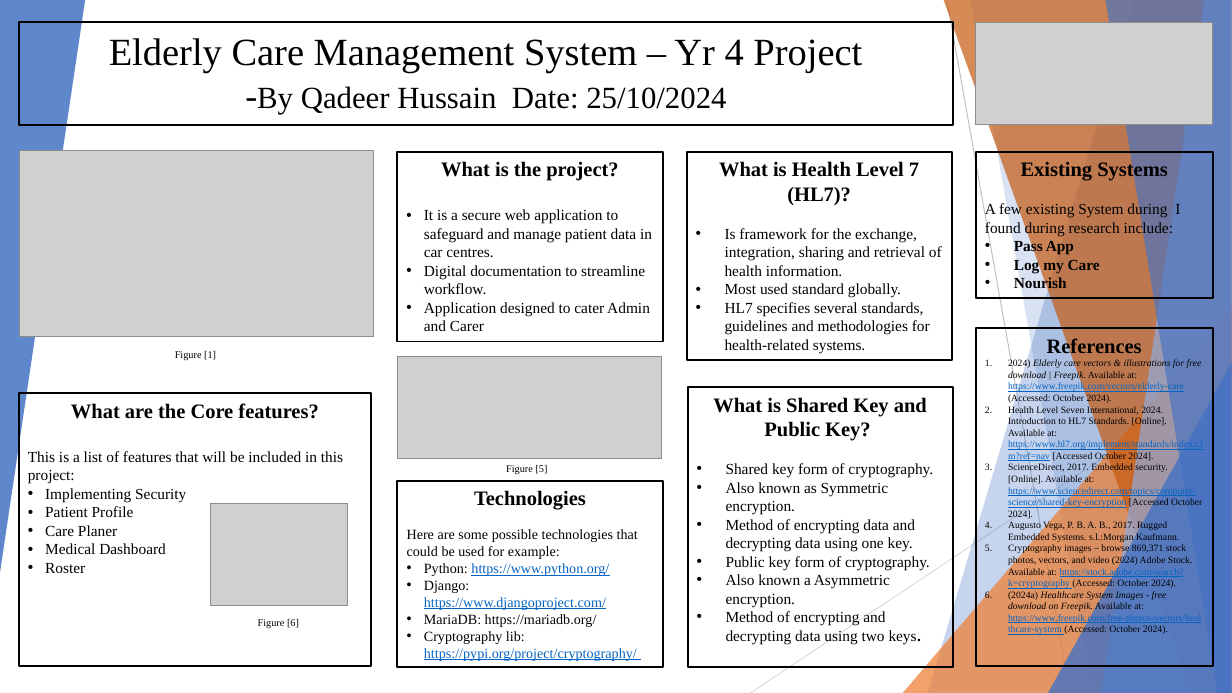
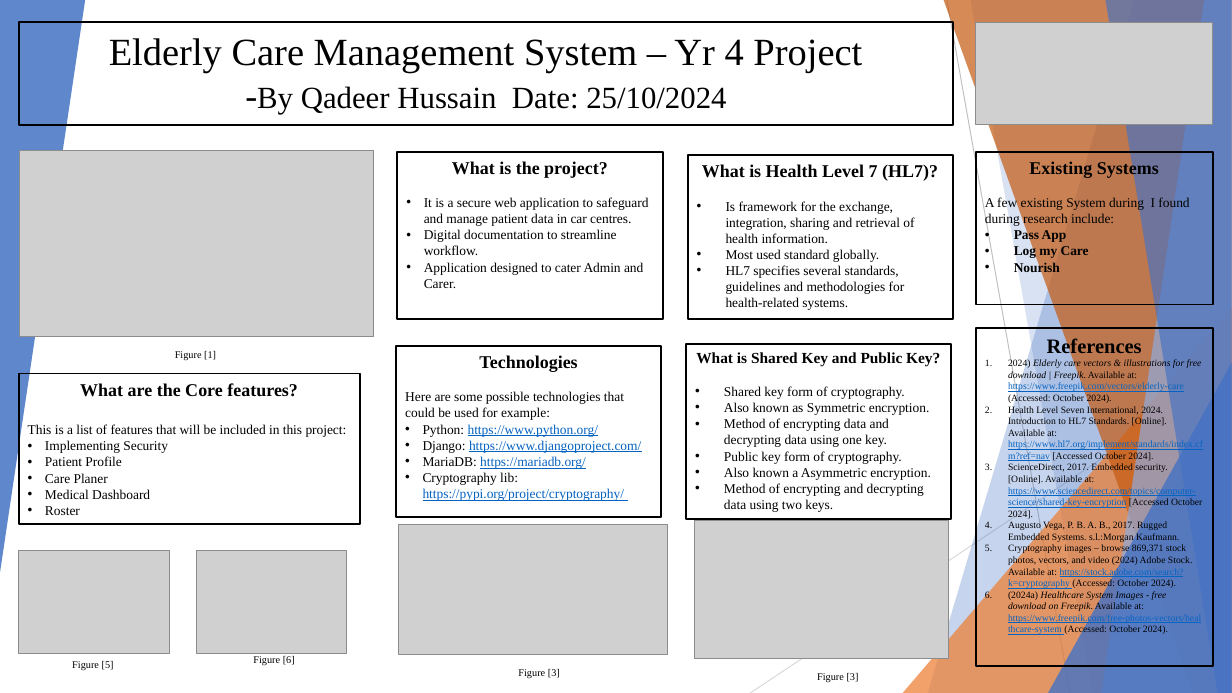
Before and after one commit to Qadeer1813/Project-Y4, a slide deck: slide 1 of Research Poster.pptx. Drawn at 1232x693 pixels with LibreOffice and Linux fonts; fonts in the diff are those of the drawing; grey boxes stand for pictures. Boxes give left, top, right and bottom in pixels: in the first picture for what was removed or moved away, otherwise in the second. Text is boxed around its words. In the diff, an @@ line names an element or a change of style, - is before the commit and + after.

Commit message:
Updated

```diff
--- a/Research Poster.pptx
+++ b/Research Poster.pptx
@@ rectangle "What is the project?": place and size @@
-rectangle "What is the project?" at <box>397,152,663,341</box>
+rectangle "What is the project?" at <box>397,152,663,319</box>
@@ text in rectangle at <box>424,161,648,255</box>: size 16 to 14 pt in "What is the project?"; size 12 to 10.5 pt in "It is a secure web application to ...", "Digital documentation to streamline workflow." @@
@@ rectangle "What is Health Level 7 ...": place and size @@
-rectangle "What is Health Level 7 ..." at <box>687,152,952,360</box>
+rectangle "What is Health Level 7 ..." at <box>688,155,953,320</box>
@@ rectangle "What is Health Level 7 ..." at <box>688,155,953,320</box>: size 16 to 14 pt in "What is Health Level 7 (HL7)?"; size 12 to 10.5 pt in "Is framework for the exchange, integration, sharing ...", "Most used standard globally.", "HL7 specifies several standards, guidelines and methodologie ..." @@
@@ rectangle "Existing Systems": place and size @@
-rectangle "Existing Systems" at <box>976,152,1213,298</box>
+rectangle "Existing Systems" at <box>976,152,1213,304</box>
@@ rectangle "Existing Systems" at <box>976,152,1213,304</box>: size 16 to 14 pt in "Existing Systems"; size 12 to 10.5 pt in "A few existing System during I found ...", "Pass App", "Log my Care", "Nourish" @@
@@ text in rectangle at <box>424,262,643,288</box>: text changed; size 12 to 10.5 pt @@
-• Application designed to cater Admin and Carer
+• Application designed to cater Admin and Carer.
@@ rectangle "Technologies": place and size @@
-rectangle "Technologies" at <box>397,481,663,667</box>
+rectangle "Technologies" at <box>396,347,662,518</box>
@@ rectangle "Technologies" at <box>396,347,662,518</box>: size 16 to 14 pt in "Technologies"; size 11 to 10.5 pt; text colour #000000 to #0563C1, underline on in "https://mariadb.org/" @@
@@ rectangle "What is Shared Key and ...": place and size @@
-rectangle "What is Shared Key and ..." at <box>688,387,953,667</box>
+rectangle "What is Shared Key and ..." at <box>686,344,951,518</box>
@@ rectangle "What is Shared Key and ..." at <box>686,344,951,518</box>: size 16 to 12 pt in "What is Shared Key and Public Key?"; size 12 to 10.5 pt in "Shared key form of cryptography.", "Also known as Symmetric encryption.", "Method of encrypting data and decrypting data ...", "Public key form of cryptography." and 2 more places; bold off in "keys." @@
@@ rectangle "What are the Core features?": place and size @@
-rectangle "What are the Core features?" at <box>18,394,371,666</box>
+rectangle "What are the Core features?" at <box>18,373,360,524</box>
@@ rectangle "What are the Core features?" at <box>18,373,360,524</box>: size 16 to 14 pt in "What are the Core features?"; size 12 to 10.5 pt in "This is a list of features that ...", "Implementing Security", "Patient Profile", "Care Planer" and 2 more places @@
@@ picture added at <box>399,524,668,654</box> @@
@@ picture added at <box>695,520,949,658</box> @@
@@ picture: place and size @@
-picture at <box>397,357,662,458</box>
+picture at <box>18,551,169,653</box>
@@ picture: place and size @@
-picture at <box>211,504,348,605</box>
+picture at <box>197,551,348,653</box>
@@ text "Figure [5]": place and size @@
-text "Figure [5]" at <box>506,465,548,475</box>
+text "Figure [5]" at <box>72,661,114,670</box>
@@ text "Figure [6]": place and size @@
-text "Figure [6]" at <box>258,619,299,629</box>
+text "Figure [6]" at <box>253,656,295,665</box>
@@ text added at <box>518,669,560,679</box>, 8 pt, text #000000 @@
+Figure [3]
@@ text added at <box>817,673,859,682</box>, 8 pt, text #000000 @@
+Figure [3]
```
